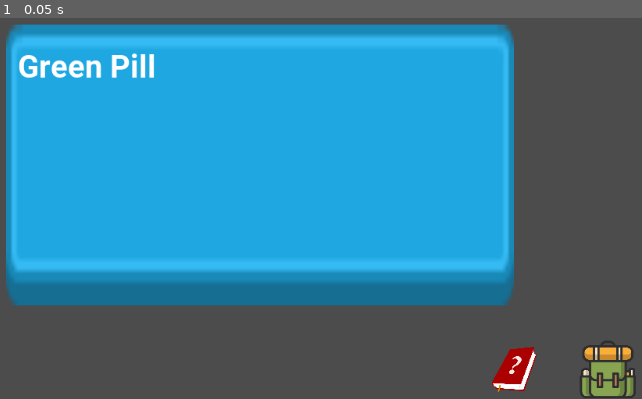
Above: before the commit, frame 1.
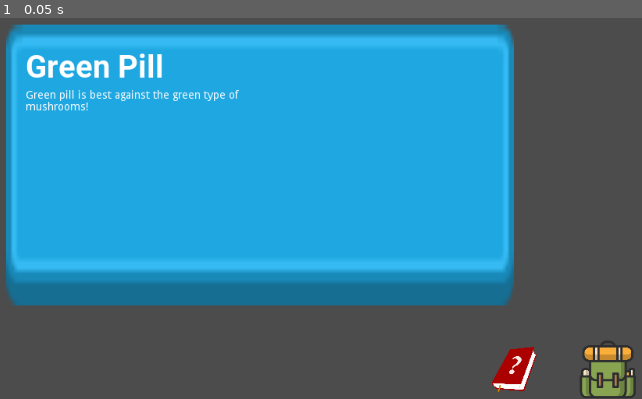
Above: after the commit, the same moment.

Repository: kleimaj/gaming-club-dev
Game: Godot game, scene res://Interface/HUD.tscn
Same seed, same stepped clock (60 frames per second), same inputs: the game is played once before the commit and once after it. The project has no main scene, so this scene is started directly.
Inputs:
- Up to frame 1 (0.05 s): no input

The runs differ from the first frame. In frame 1, 1.3% of the frame differs, in the area x 2-38%, y 9-25%.

Commit message:
adds Panels to GridContainer

Diff:
--- a/Interface/HUD.tscn
+++ b/Interface/HUD.tscn
@@ -81,14 +81,15 @@
 margin_top = 30.0
 margin_right = -15.0
 margin_bottom = -50.0
-custom_constants/separation = 600
+custom_constants/separation = 300
 alignment = 1
 __meta__ = {
 "_edit_use_anchors_": false
 }
 
 [node name="ItemText" type="VBoxContainer" parent="CanvasLayer/Backpack/Background/HBoxContainer"]
-margin_right = 300.0
+margin_left = 10.0
+margin_right = 310.0
 margin_bottom = 280.0
 rect_min_size = Vector2( 300, 280 )
 
@@ -104,12 +105,23 @@
 [node name="ItemDescription" type="RichTextLabel" parent="CanvasLayer/Backpack/Background/HBoxContainer/ItemText"]
 margin_top = 54.0
 margin_right = 300.0
-margin_bottom = 54.0
+margin_bottom = 104.0
+rect_min_size = Vector2( 270, 50 )
 text = "Green pill is best against the green type of mushrooms!"
 
 [node name="ItemGrid" type="GridContainer" parent="CanvasLayer/Backpack/Background/HBoxContainer"]
-margin_left = 900.0
-margin_right = 900.0
+margin_left = 610.0
+margin_right = 610.0
 margin_bottom = 280.0
+
+[node name="Slot0" type="Panel" parent="CanvasLayer/Backpack/Background/HBoxContainer/ItemGrid"]
+
+[node name="Slot1" type="Panel" parent="CanvasLayer/Backpack/Background/HBoxContainer/ItemGrid"]
+margin_top = 4.0
+margin_bottom = 4.0
+
+[node name="Slot2" type="Panel" parent="CanvasLayer/Backpack/Background/HBoxContainer/ItemGrid"]
+margin_top = 8.0
+margin_bottom = 8.0
 [connection signal="pressed" from="CanvasLayer/BackpackButton" to="." method="_on_BackpackButton_pressed"]
 [connection signal="pressed" from="CanvasLayer/BookButton" to="." method="_on_BookButton_pressed"]
